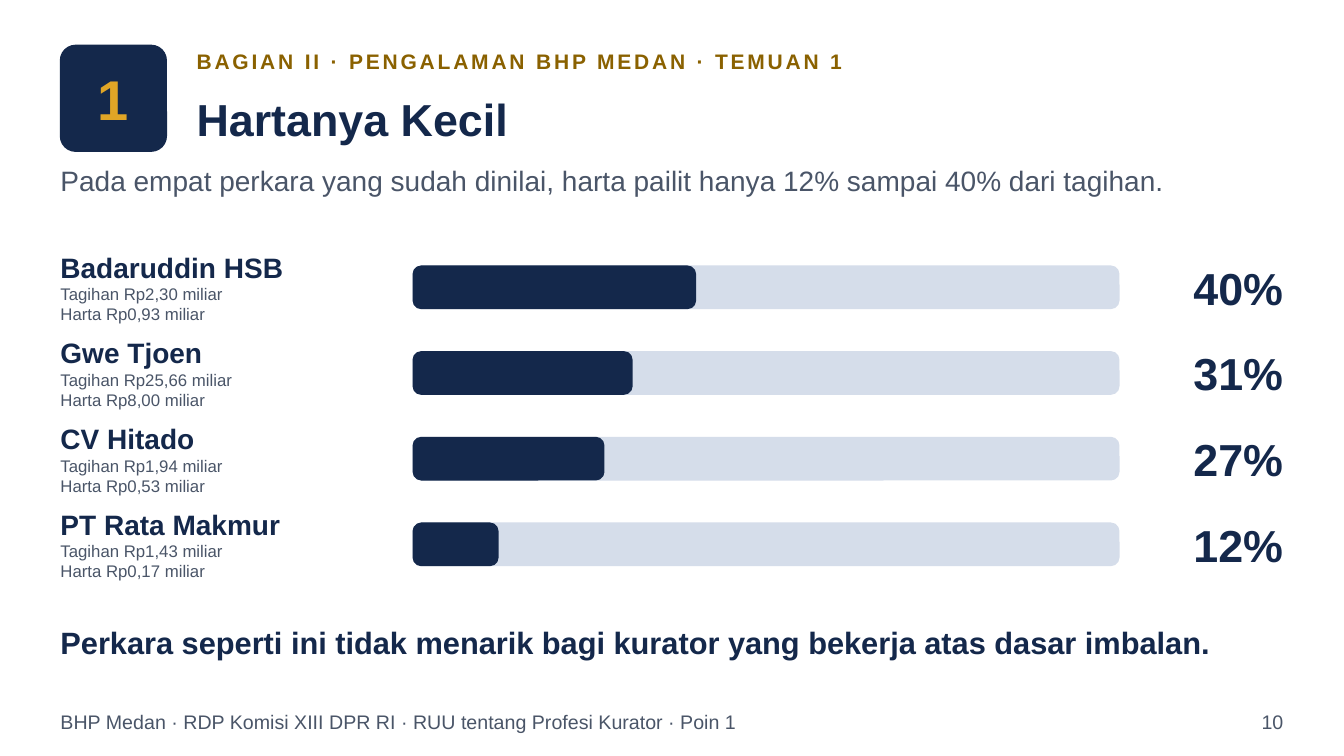
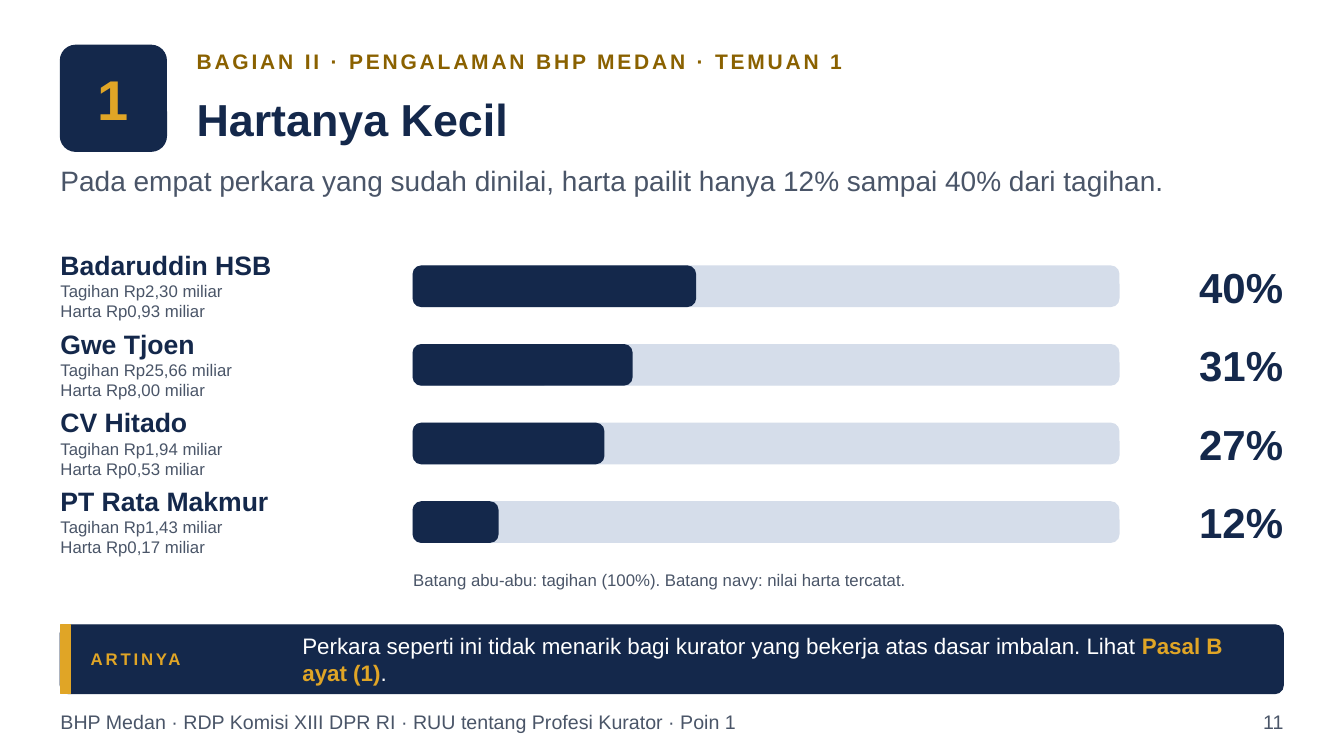
Before and after one commit to artheralawfirm-cloud/SAPAWALI, a slide deck: slide 11 of presentasi/Paparan_BHP_Medan_RUU_Profesi_Kurator.pptx (slide 10 before the commit). Drawn at 1344x756 pixels with LibreOffice and Linux fonts; fonts in the diff are those of the drawing. Boxes give left, top, right and bottom in pixels: in the first picture for what was removed or moved away, otherwise in the second. Text is boxed around its words. In the diff, an @@ line names an element or a change of style, - is before the commit and + after.

```diff
--- a/presentasi/Paparan_BHP_Medan_RUU_Profesi_Kurator.pptx
+++ b/presentasi/Paparan_BHP_Medan_RUU_Profesi_Kurator.pptx
@@ text at bbox=[60, 255, 271, 276]: size 20 to 19 pt in "Badaruddin HSB" @@
@@ text "Gwe Tjoen": place and size @@
-text "Gwe Tjoen" at bbox=[60, 342, 232, 410]
+text "Gwe Tjoen" at bbox=[60, 334, 232, 400]
@@ text at bbox=[60, 334, 195, 359]: size 20 to 19 pt in "Gwe Tjoen" @@
@@ 2 rounded rectangles, 1 text: place and size @@
-2 rounded rectangles, 1 text at bbox=[413, 352, 1283, 394]
+2 rounded rectangles, 1 text at bbox=[413, 345, 1283, 385]
@@ text at bbox=[60, 412, 188, 433]: size 20 to 19 pt in "CV Hitado" @@
@@ text "CV Hitado": place and size @@
-text "CV Hitado" at bbox=[60, 428, 223, 496]
+text "CV Hitado" at bbox=[60, 412, 223, 479]
@@ 2 rounded rectangles, 1 text: place and size @@
-2 rounded rectangles, 1 text at bbox=[413, 438, 1283, 480]
+2 rounded rectangles, 1 text at bbox=[413, 423, 1283, 464]
@@ text at bbox=[60, 491, 269, 512]: size 20 to 19 pt in "PT Rata Makmur" @@
@@ text "PT Rata Makmur": place and size @@
-text "PT Rata Makmur" at bbox=[60, 514, 280, 581]
+text "PT Rata Makmur" at bbox=[60, 491, 269, 557]
@@ 2 rounded rectangles, 1 text: place and size @@
-2 rounded rectangles, 1 text at bbox=[413, 523, 1283, 566]
+2 rounded rectangles, 1 text at bbox=[413, 502, 1283, 542]
@@ proportions changed in 8 elements at bbox=[413, 266, 1119, 307], bbox=[413, 266, 696, 307], bbox=[413, 345, 1119, 385], bbox=[413, 345, 632, 385], bbox=[413, 423, 1119, 464], bbox=[413, 423, 604, 464], bbox=[413, 502, 1119, 542], bbox=[413, 502, 498, 542] @@
@@ size 32 to 30 pt in 4 elements at bbox=[1199, 273, 1283, 304], bbox=[1199, 351, 1283, 382], bbox=[1199, 430, 1283, 461], bbox=[1199, 508, 1283, 539] @@
@@ text added at bbox=[413, 574, 906, 590], 12 pt, text #4A5568 @@
+Batang abu-abu: tagihan (100%). Batang navy: nilai harta tercatat.
@@ rounded rectangle added at bbox=[60, 625, 1284, 694], fill #14284B, outline #14284B 1 pt @@
@@ rectangle added at bbox=[60, 625, 71, 694], fill #E0A526, outline #E0A526 1 pt @@
@@ text added at bbox=[91, 625, 302, 694], 12 pt, text #E0A526, bold @@
+ARTINYA
@@ text at bbox=[302, 637, 1222, 686]: text changed; size 22 to 16 pt; text colour #14284B to #FFFFFF; bold off @@
-Perkara seperti ini tidak menarik bagi kurator yang bekerja atas dasar imbalan.
+Perkara seperti ini tidak menarik bagi kurator yang bekerja atas dasar imbalan. Lihat Pasal B ayat (1).
@@ text at bbox=[1263, 715, 1283, 729]: text changed @@
-10
+11
```
Also in this commit, not shown: 24 other slides changed, 2 slides added, 6 other files.
